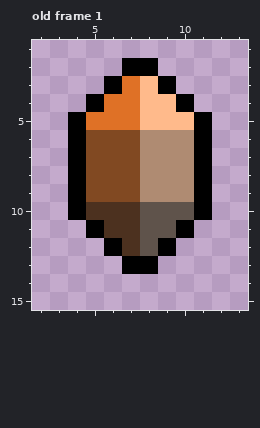
A pixel-art file gets an edit: Assets/Materials/tile.ase. The picture above was drawn from the file before the commit.
16x16 pixels, 1 frame. Shown: old frame 1: x 2..13, y 1..15. The commit also changed other frames, which this record leaves out.
Once edited:
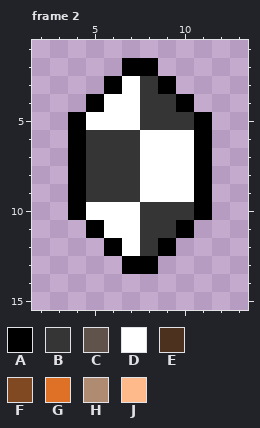
Palette (. is transparent): A #000000  B #353535  C #5f534b  D #ffffff  E #4c311f  F #814922  G #df7126  H #af8b72  J #ffba8b
A new or re-ordered frame is compared with the old frame closest to it.
Edits made:
frames 1 -> 3
Changed rows in their new state; - is an unchanged pixel.
Frame 2 is new; against old frame 1:
first column x 5:
 3 --DB--
 4 -DDBB-
 5 DDDBBB
 6 BBBDDD
 7 BBBDDD
 8 BBBDDD
 9 BBBDDD
10 DDDBBB
11 -DDBB-
12 --DB--
Boxes around the changes in both pictures, in picture pixels (x1, y1, x2, y2):
changed: (86, 76, 194, 256)
